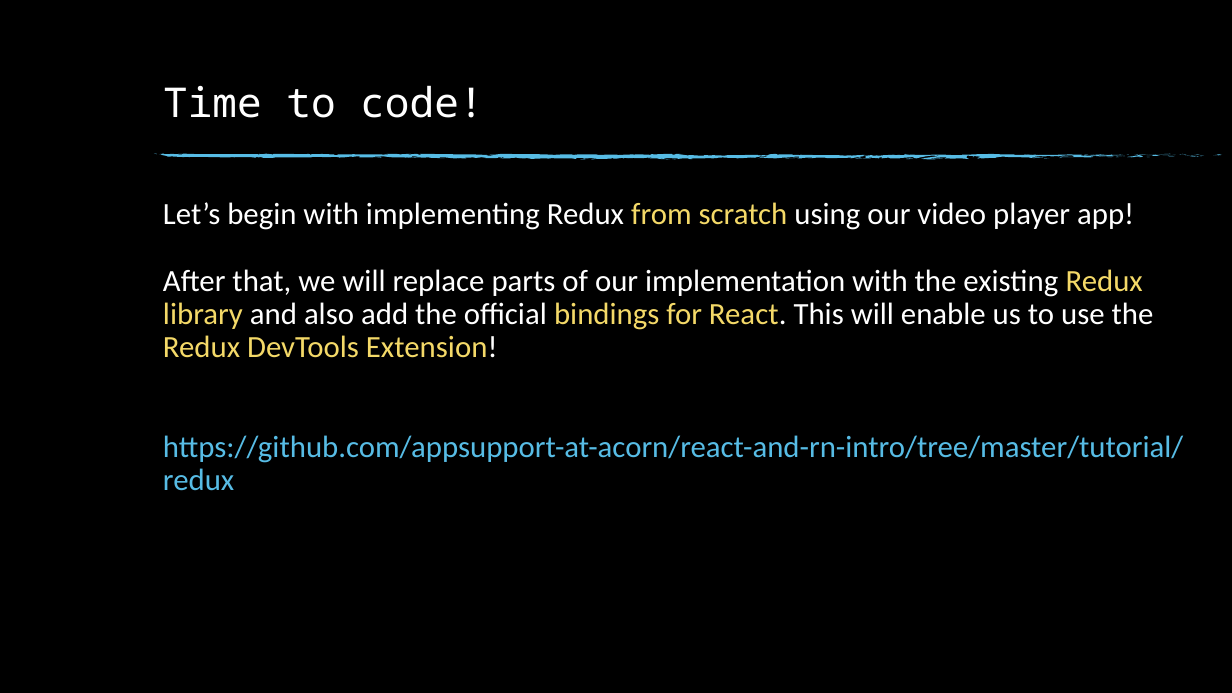
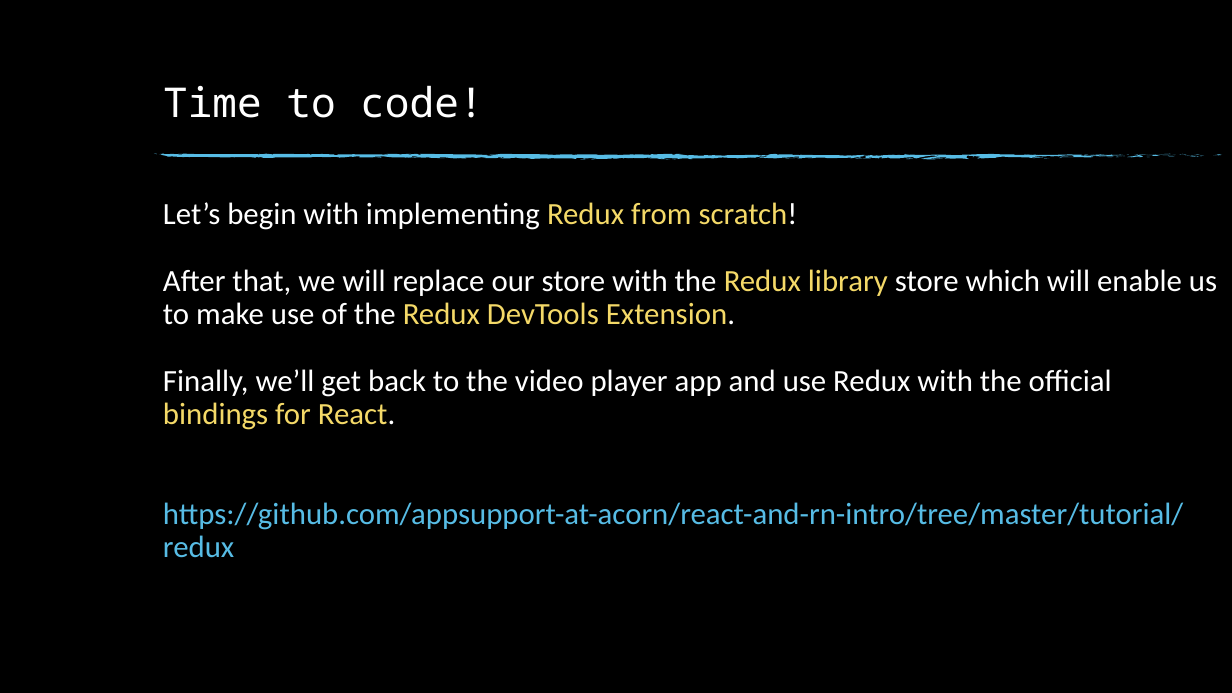
Before and after one commit to acorn-technology/react-and-rn-intro, a slide deck: slide 20 of tutorial/redux/Redux.pptx. Drawn at 1232x693 pixels with LibreOffice and Linux fonts; fonts in the diff are those of the drawing; background and template pictures are left out. Boxes give left, top, right and bottom in pixels: in the first picture for what was removed or moved away, otherwise in the second. Text is boxed around its words. In the diff, an @@ line names an element or a change of style, - is before the commit and + after.

Commit message:
Updates, started on react-redux

```diff
--- a/tutorial/redux/Redux.pptx
+++ b/tutorial/redux/Redux.pptx
@@ text at (x1=163, y1=202, x2=1217, y2=430): text changed @@
-Let’s begin with implementing Redux from scratch using our video player app!
-After that, we will replace parts of our implementation with the existing Redux library and also add the official bindings for React. This will enable us to use the Redux DevTools Extension!
+Let’s begin with implementing Redux from scratch!
+After that, we will replace our store with the Redux library store which will enable us to make use of the Redux DevTools Extension.
+Finally, we’ll get back to the video player app and use Redux with the official bindings for React.
```
Also in this commit, not shown: 3 other slides changed, 11 other files.
